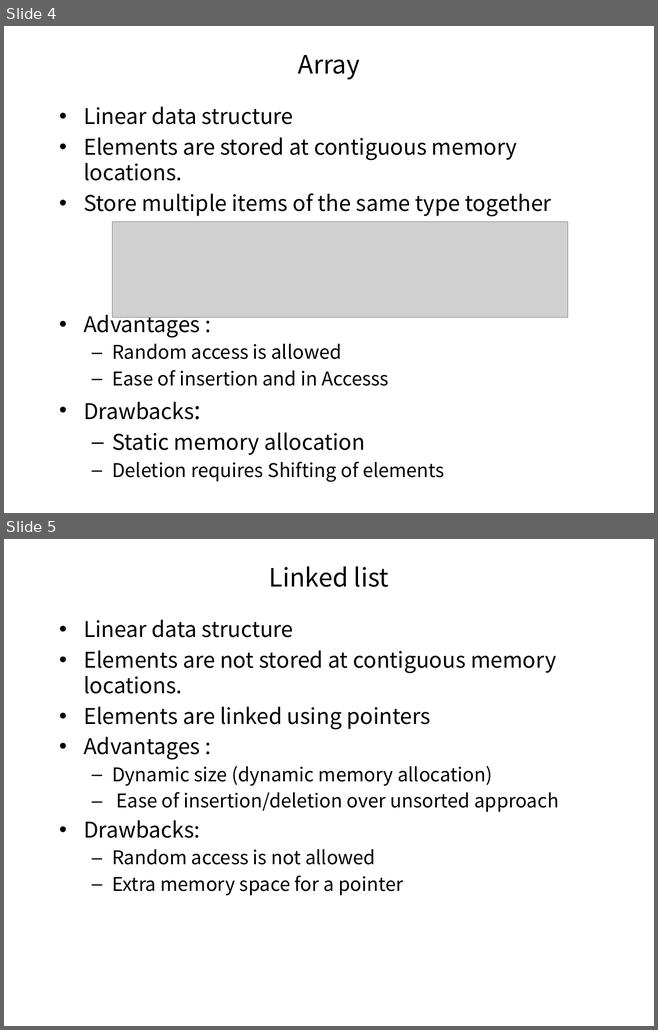
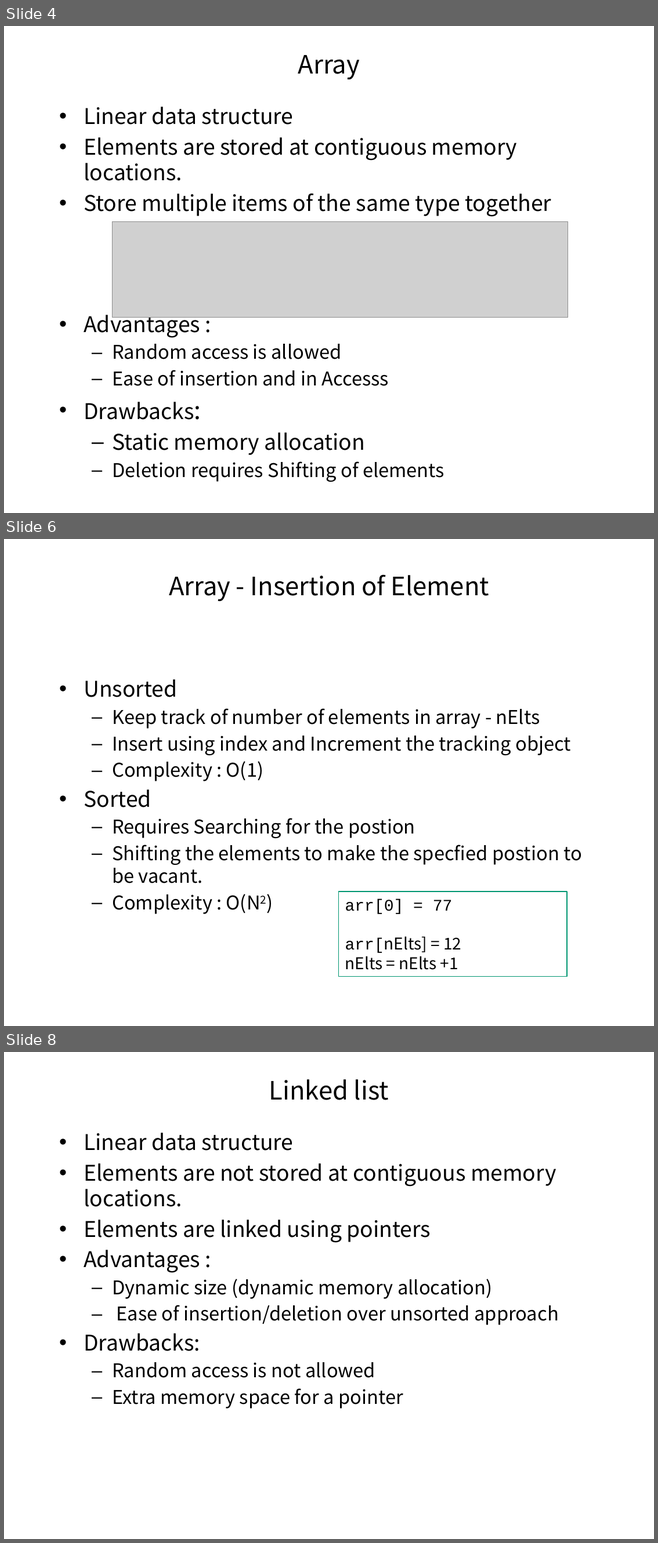
Before and after one commit to pankajfri/Training-Materials, a slide deck: Objected Oriented Programming Concepts Using C++ & Data Structures/Data Structures.pptx. Shown one above the other, each under a label of ours: slides 4 and 5 before the commit, slides 4, 6 and 8 after it; the slides between them are not shown. The pictures are 658x1030 and 658x1543 pixels, drawn with LibreOffice and Linux fonts; fonts in the diff are those of the drawing; grey boxes stand for pictures; background and template pictures are left out. Boxes give left, top, right and bottom in pixels: in the first picture for what was removed or moved away, otherwise in the second. Text is boxed around its words. In the diff, an @@ line names an element or a change of style, - is before the commit and + after.

```diff
--- a/Objected Oriented Programming Concepts Using C++ & Data Structures/Data Structures.pptx
+++ b/Objected Oriented Programming Concepts Using C++ & Data Structures/Data Structures.pptx
@@ slide 6 added at box(4, 539, 654, 1026), background #FFFFFF @@
@@ title added at box(169, 574, 489, 602), 28 pt, text #000000 @@
+Array - Insertion of Element
@@ text added at box(83, 679, 582, 914), 21 pt, text #000000 @@
+• Unsorted
+  – Keep track of number of elements in array - nElts
+  – Insert using index and Increment the tracking object
+  – Complexity : O(1)
+• Sorted
+  – Requires Searching for the postion
+  – Shifting the elements to make the specfied postion to be vacant.
+  – Complexity : O(N2)
@@ rectangle added at box(339, 892, 567, 977), outline #009771 1 pt, 18 pt, text #000000 @@
+arr[0] = 77
+arr[nElts] = 12
+nElts = nElts +1
@@ what was slide 5 is now slide 8 @@
```
Also in this commit, not shown: 13 other slides added, 1 slide removed, 3 other files.
